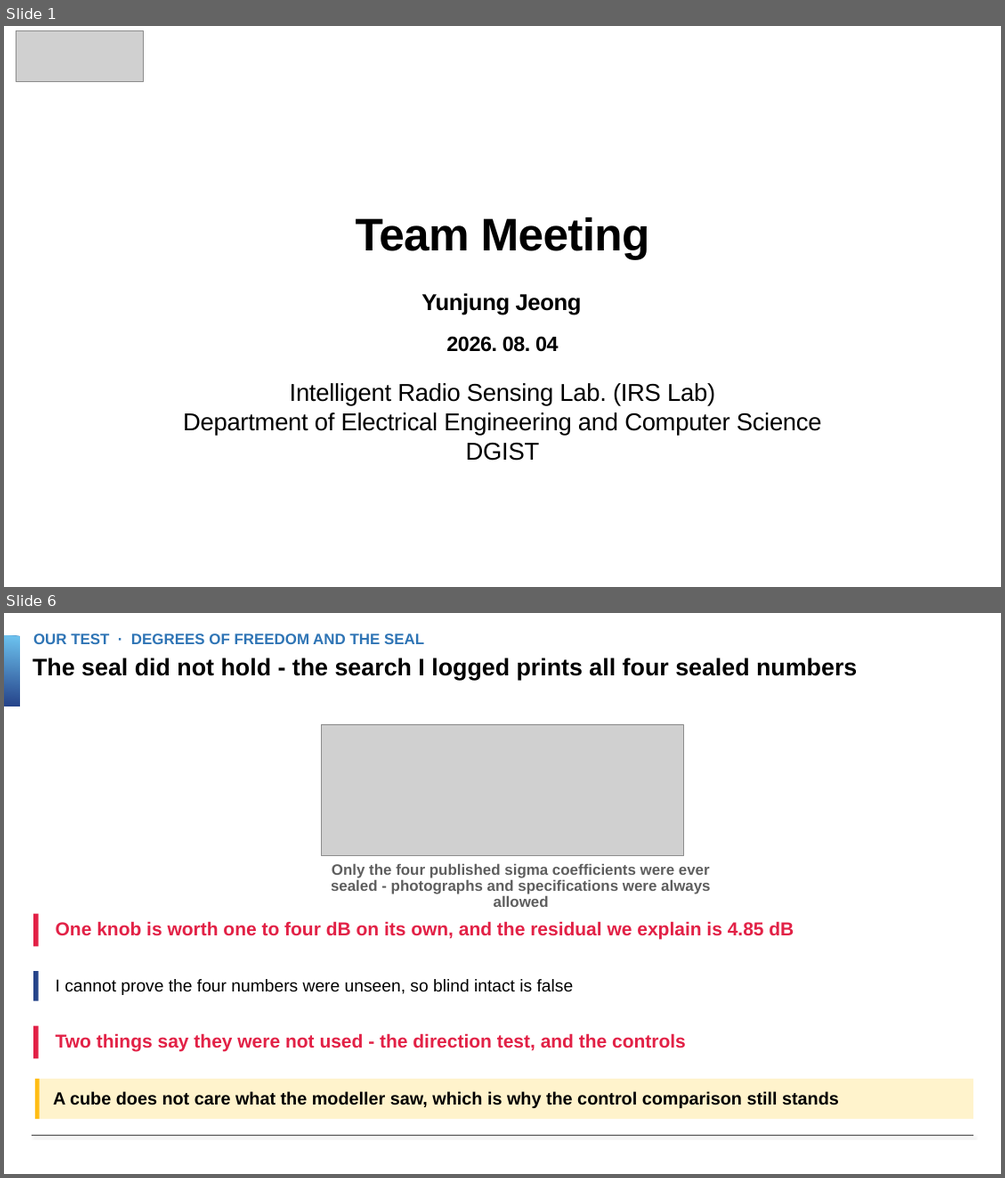
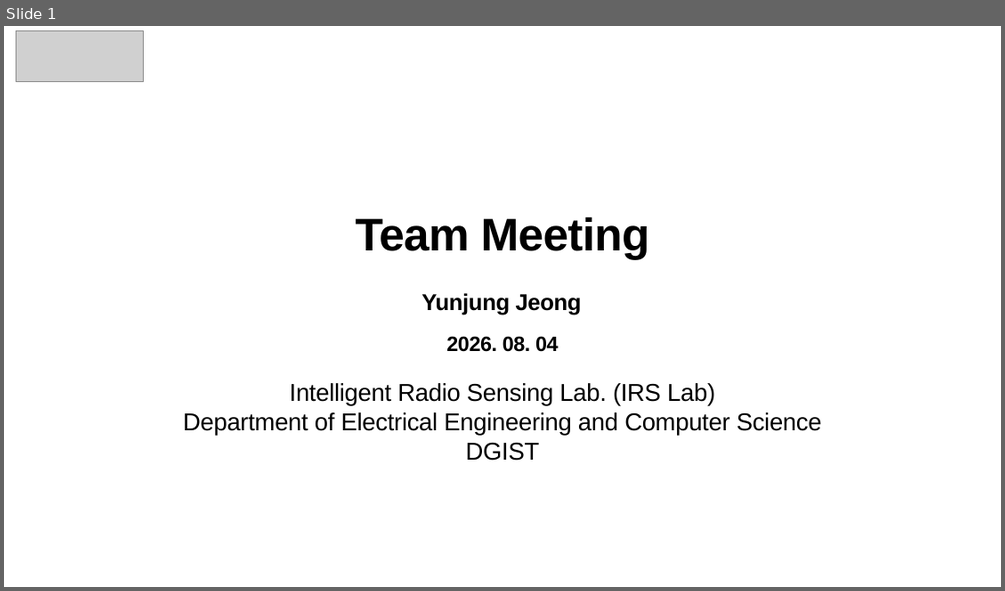
Before and after one commit to Dkor-1/sionna2, a slide deck: decks/teammeeting_0804_v3.pptx. Shown one above the other, each under a label of ours: slides 1 and 6 before the commit, slide 1 after it; the slides between them are not shown. The pictures are 1005x1178 and 1005x591 pixels, drawn with LibreOffice and Linux fonts; fonts in the diff are those of the drawing; grey boxes stand for pictures; background and template pictures are left out. Boxes give left, top, right and bottom in pixels: in the first picture for what was removed or moved away, otherwise in the second. Text is boxed around its words. In the diff, an @@ line names an element or a change of style, - is before the commit and + after.

```diff
--- a/decks/teammeeting_0804_v3.pptx
+++ b/decks/teammeeting_0804_v3.pptx
@@ slide 6 removed at box(4, 613, 1001, 1174), background #FFFFFF @@
@@ rectangle removed at box(4, 636, 19, 706) @@
@@ text removed at box(33, 633, 424, 644) @@
-OUR TEST · DEGREES OF FREEDOM AND THE SEAL
@@ text removed at box(32, 657, 857, 681) @@
-The seal did not hold - the search I logged prints all four sealed numbers
@@ picture removed at box(322, 724, 683, 855) @@
@@ text removed at box(331, 863, 710, 907) @@
-Only the four published sigma coefficients were ever sealed - photographs and specifications were always allowed
@@ rectangle removed at box(33, 914, 39, 947) @@
@@ text removed at box(56, 921, 793, 940) @@
-One knob is worth one to four dB on its own, and the residual we explain is 4.85 dB
@@ rectangle removed at box(33, 971, 39, 1001) @@
@@ text removed at box(56, 979, 574, 995) @@
-I cannot prove the four numbers were unseen, so blind intact is false
@@ rectangle removed at box(33, 1026, 39, 1059) @@
@@ text removed at box(56, 1033, 686, 1052) @@
-Two things say they were not used - the direction test, and the controls
@@ rectangle removed at box(35, 1078, 973, 1119) @@
@@ rectangle removed at box(35, 1078, 39, 1119) @@
@@ text removed at box(53, 1091, 839, 1108) @@
-A cube does not care what the modeller saw, which is why the control comparison still stands
@@ line removed from (32, 1135) to (973, 1135) @@
```
Also in this commit, not shown: 6 slides added, 9 other slides removed, 3 other files.
